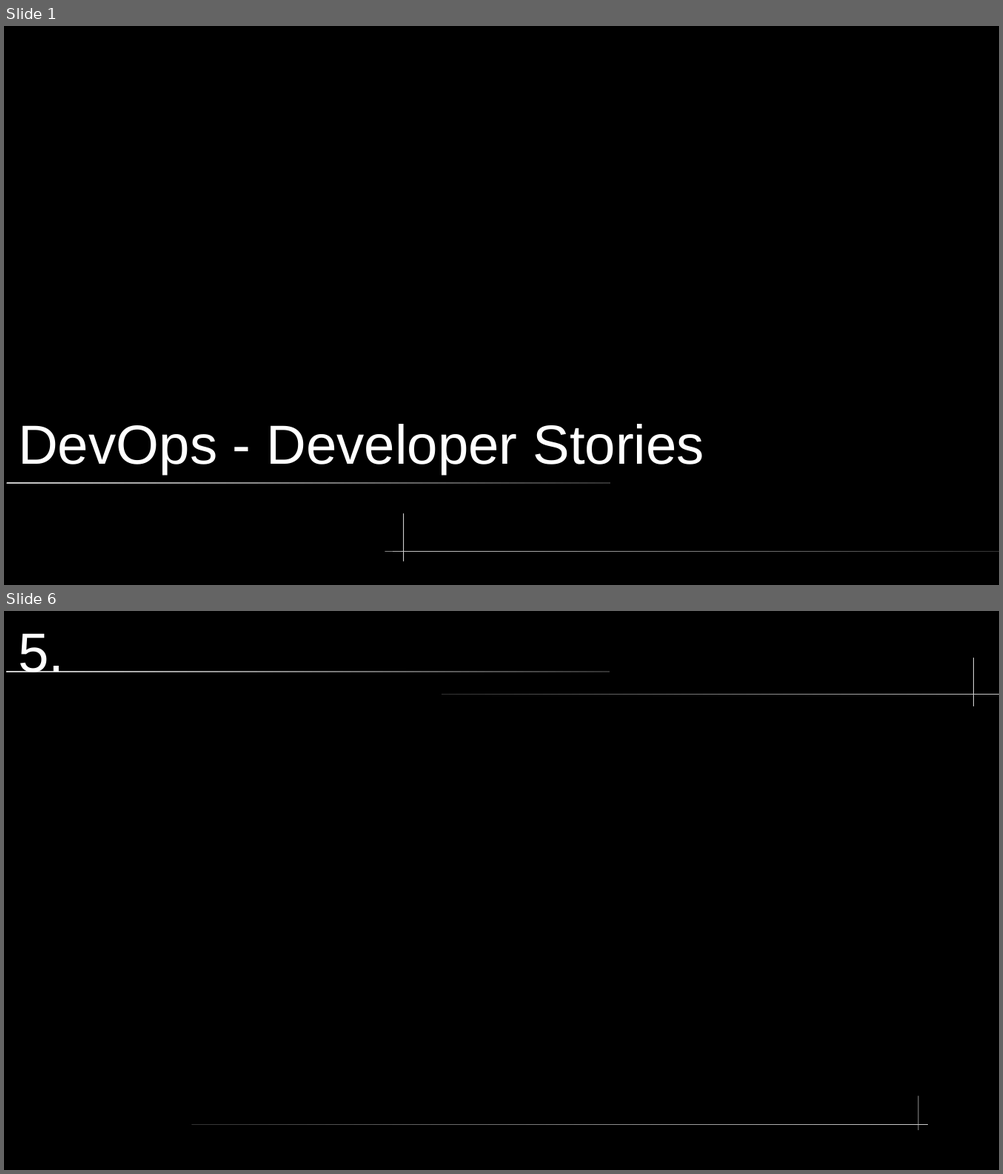
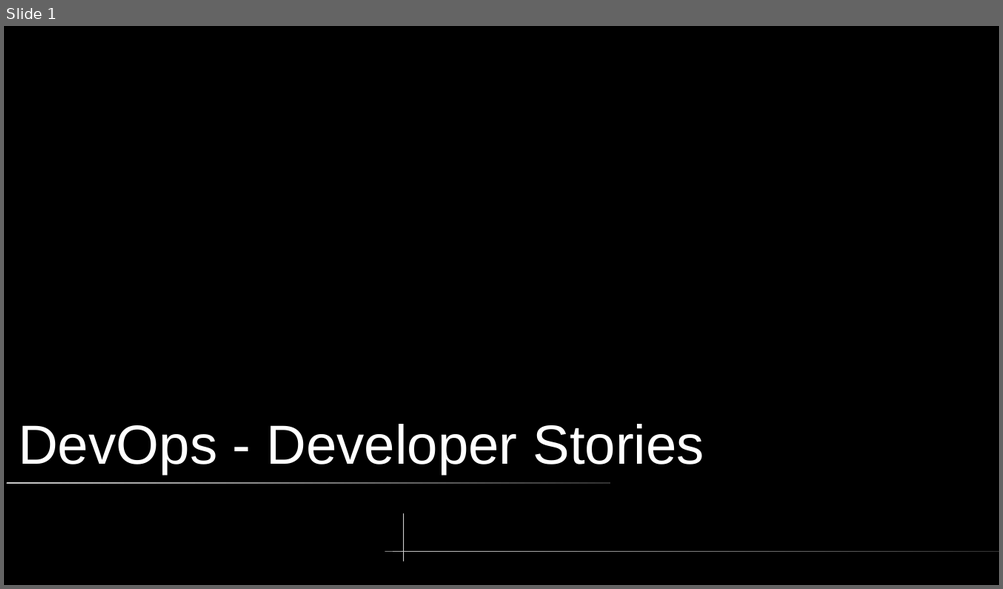
Before and after one commit to somewun/adt-devops, a slide deck: topic-02/Developer Stories.pptx. Shown one above the other, each under a label of ours: slides 1 and 6 before the commit, slide 1 after it; the slides between them are not shown. The pictures are 1003x1174 and 1003x589 pixels, drawn with LibreOffice and Linux fonts; fonts in the diff are those of the drawing. Boxes give left, top, right and bottom in pixels: in the first picture for what was removed or moved away, otherwise in the second. Text is boxed around its words. In the diff, an @@ line names an element or a change of style, - is before the commit and + after.

```diff
--- a/topic-02/Developer Stories.pptx
+++ b/topic-02/Developer Stories.pptx
@@ slide 6 removed at [4, 611, 999, 1170], background #000000 @@
@@ title removed at [18, 633, 64, 672] @@
-5.
@@ rounded rectangle removed at [5, 670, 609, 672] @@
@@ freeform shape removed at [973, 658, 974, 706] @@
@@ rounded rectangle removed at [442, 694, 999, 695] @@
@@ freeform shape removed at [918, 1096, 919, 1130] @@
@@ rounded rectangle removed at [192, 1125, 928, 1125] @@
```
Also in this commit, not shown: 9 slides added, 7 other slides removed, 1 other file.
